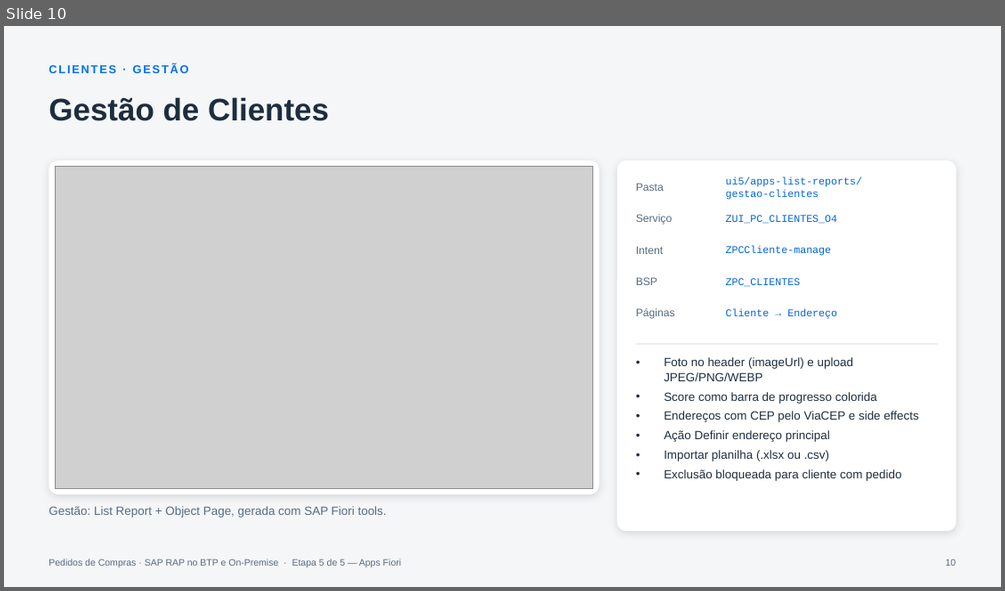
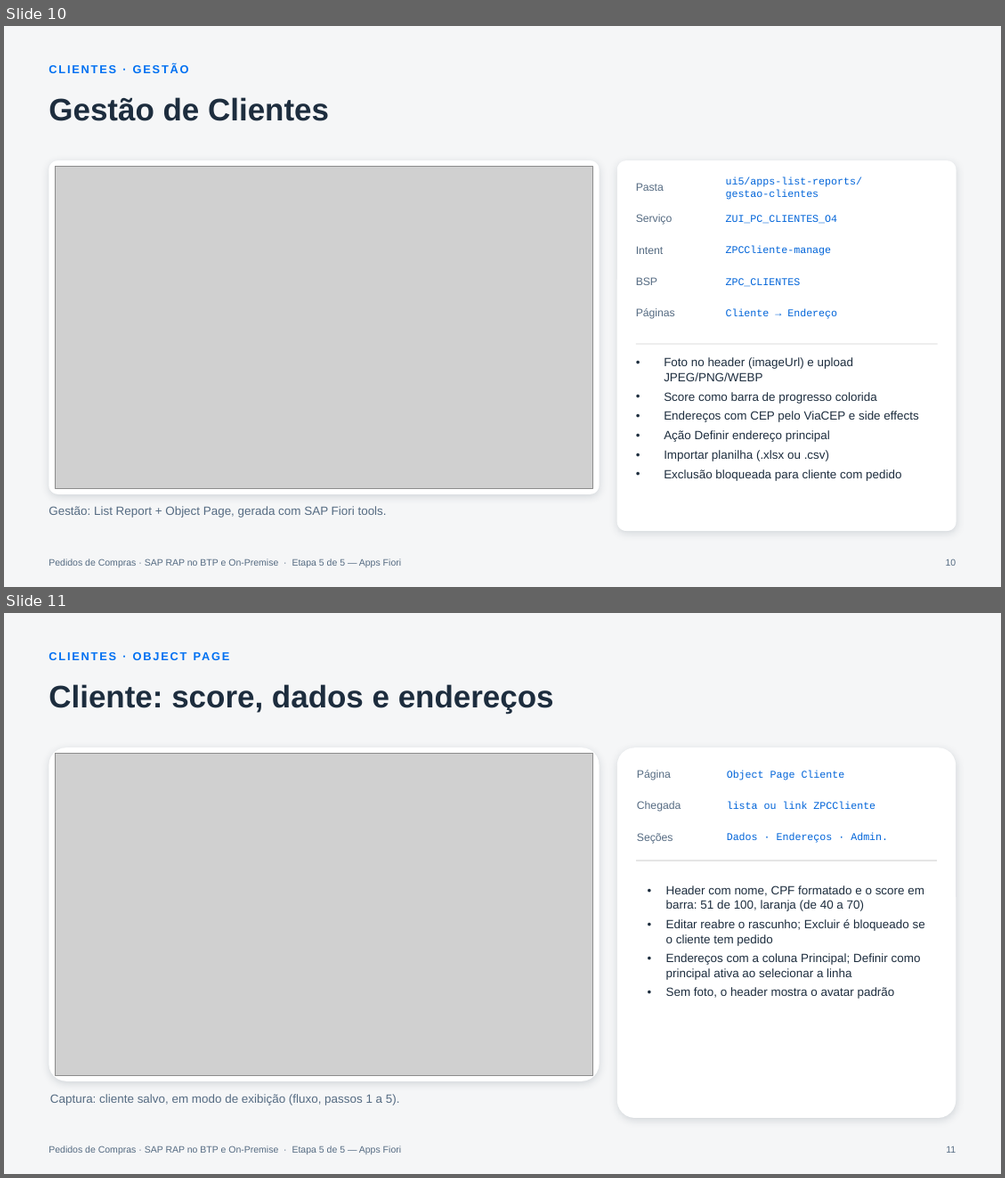
Before and after one commit to AdrianoBispo/sap-abap-rap-pedidos-de-compras-app, a slide deck: docs/apresentacoes/05-apps-fiori.pptx. Shown one above the other, each under a label of ours: slide 10 before the commit, slides 10 and 11 after it. The pictures are 1005x591 and 1005x1178 pixels, drawn with LibreOffice and Linux fonts; fonts in the diff are those of the drawing; grey boxes stand for pictures. Boxes give left, top, right and bottom in pixels: in the first picture for what was removed or moved away, otherwise in the second. Text is boxed around its words. In the diff, an @@ line names an element or a change of style, - is before the commit and + after.

```diff
--- a/docs/apresentacoes/05-apps-fiori.pptx
+++ b/docs/apresentacoes/05-apps-fiori.pptx
@@ slide 11 added at [4, 613, 1001, 1174], background #F5F6F7; not listed: 1 template element that a slide beside it also shows @@
@@ text added at [48, 644, 797, 666], 11 pt, text #0070F2, bold @@
+CLIENTES · OBJECT PAGE
@@ title added at [48, 684, 554, 714], 30 pt, text #1D2D3E, bold @@
+Cliente: score, dados e endereços
@@ rounded rectangle added at [48, 747, 599, 1081], fill #FFFFFF @@
@@ picture added at [55, 754, 593, 1075] @@
@@ rounded rectangle added at [617, 747, 956, 1118], fill #FFFFFF @@
@@ text added at [637, 770, 671, 780], 10.5 pt, text #556B82 @@
+Página
@@ text added at [727, 771, 845, 780], 10 pt, text #0064D9 @@
+Object Page Cliente
@@ text added at [637, 801, 680, 811], 10.5 pt, text #556B82 @@
+Chegada
@@ text added at [727, 802, 875, 809], 10 pt, text #0064D9 @@
+lista ou link ZPCCliente
@@ text added at [637, 833, 673, 844], 10.5 pt, text #556B82 @@
+Seções
@@ text added at [727, 833, 888, 843], 10 pt, text #0064D9 @@
+Dados · Endereços · Admin.
@@ line added from (636, 860) to (938, 860), #E5E5E5 1 pt @@
@@ text added at [666, 885, 925, 998], 11.5 pt, text #1D2D3E @@
+• Header com nome, CPF formatado e o score em barra: 51 de 100, laranja (de 40 a 70)
+• Editar reabre o rascunho; Excluir é bloqueado se o cliente tem pedido
+• Endereços com a coluna Principal; Definir como principal ativa ao selecionar a linha
+• Sem foto, o header mostra o avatar padrão
@@ rounded rectangle added at [48, 1090, 599, 1120], 11.5 pt, text #556B82 @@
+Captura: cliente salvo, em modo de exibição (fluxo, passos 1 a 5).
@@ page number added at [946, 1146, 955, 1152], 9 pt, text #556B82 @@
+11
```
Also in this commit, not shown: 11 other slides added.
